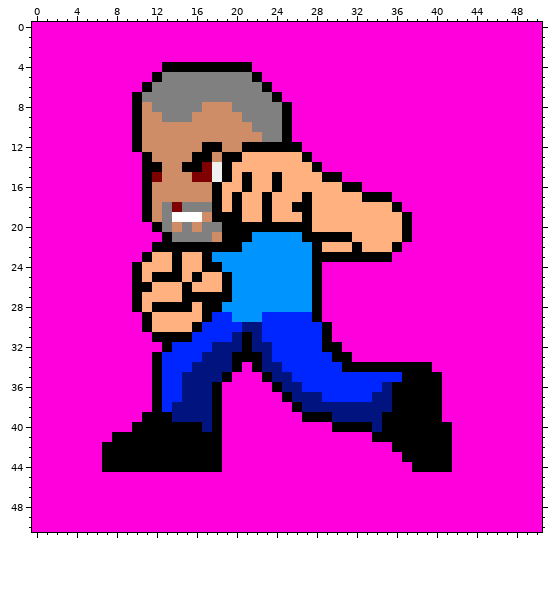
Pixel-art sprite: chars/ryuu/sprites/throw_2.png. Above: the version before the commit.
The file is 51x51 pixels.
And afterwards:
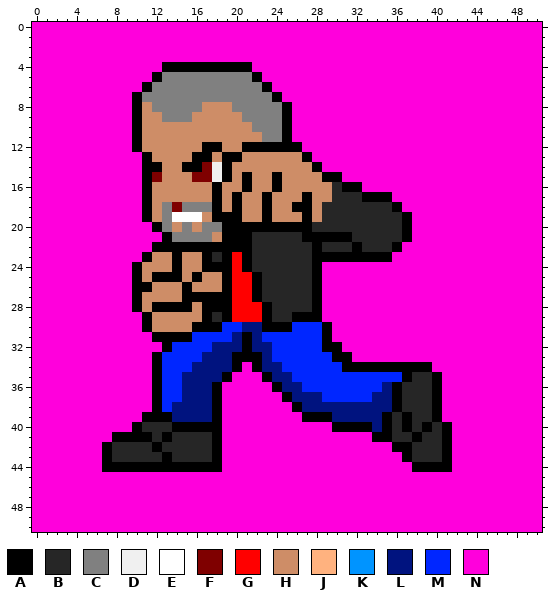
Palette (. is transparent): A #000000  B #262626  C #808080  D #f0f0f0  E #ffffff  F #7f0000  G #ff0000  H #ce8d67  J #ffb27f  K #0094ff  L #00137f  M #0026ff  N #ff00dc
The exact change:
y 13: x 21..26 JJJJJJ -> HHHHHH
y 14: x 20..27 JJJJJJJJ -> HHHHHHHH
y 15: x 20 J -> H; x 22..23 JJ -> HH; x 25..28 JJJJ -> HHHH
y 16: x 19..20 JJ -> HH; x 22..23 JJ -> HH; x 25..30 JJJJJJ -> HHHHHB
y 17: x 19 J -> H; x 21..22 JJ -> HH; x 24..26 JJJ -> HHH; x 28..32 JJJJJ -> HHBBB
y 18: x 19 J -> H; x 21..22 JJ -> HH; x 24..25 JJ -> HH; x 28..35 JJJJJJJJ -> HBBBBBBB
y 19: x 21..22 JJ -> HH; x 24..26 JJJ -> HHH; x 28..36 JJJJJJJJJ -> HBBBBBBBB
y 20: x 28..36 JJJJJJJJJ -> BBBBBBBBB
y 21: x 22..26 KKKKK -> BBBBB; x 32..36 JJJJJ -> BBBBB
y 22: x 21..27 KKKKKKK -> ABBBBBB; x 29..31 JJJ -> BBB; x 33..35 JJJ -> BBB
y 23: x 12..13 JJ -> HH; x 15..16 JJ -> HH; x 18..27 KKKKKKKKKK -> BAGABBBBBB
y 24: x 11..13 JJJ -> HHH; x 15..16 JJ -> HH; x 19..27 KKKKKKKKK -> AGABBBBBB
y 25: x 11 J -> H; x 15 J -> H; x 17..18 JJ -> HH; x 20..27 KKKKKKKK -> GGABBBBB
y 26: x 12..14 JJJ -> HHH; x 16..18 JJJ -> HHH; x 20..27 KKKKKKKK -> GGABBBBB
y 27: x 11..14 JJJJ -> HHHH; x 20..27 KKKKKKKK -> GGABBBBB
y 28: x 11 J -> H; x 16 J -> H; x 19..27 KKKKKKKKK -> AGGGABBBB
y 29: x 12..16 JJJJJ -> HHHHH; x 18..27 MMKKKMMMMM -> BAGGGABBAA
y 30: x 12..15 JJJJ -> HHHH; x 17..18 MM -> AA; x 23..25 MMM -> AAA
y 35: x 38..39 AA -> BB
y 36..38: x 37..39 AAA -> BBB
y 39: x 36 A -> B; x 38..39 AA -> BB
y 40: x 11..13 AAA -> BBB; x 17 L -> A; x 36 A -> B; x 38 A -> B; x 40 A -> B
y 41: x 12 A -> B; x 14..17 AAAA -> BBBB; x 36..37 AA -> BB; x 39..40 AA -> BB
y 42: x 8..11 AAAA -> BBBB; x 13..17 AAAAA -> BBBBB; x 38..40 AAA -> BBB
y 43: x 8..12 AAAAA -> BBBBB; x 14..17 AAAA -> BBBB; x 38..40 AAA -> BBB
